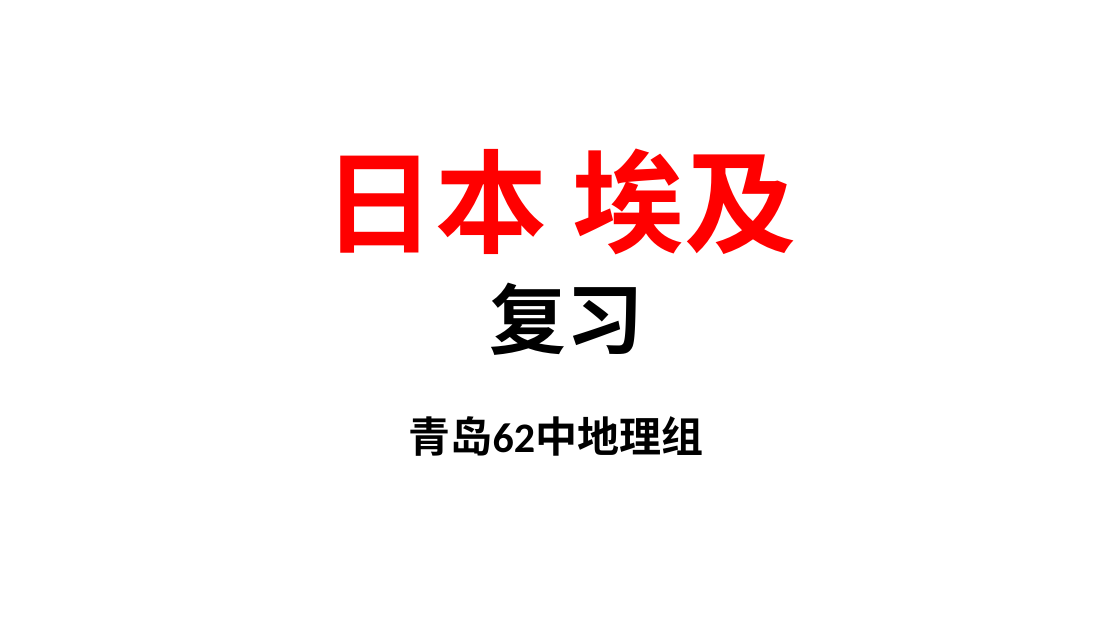
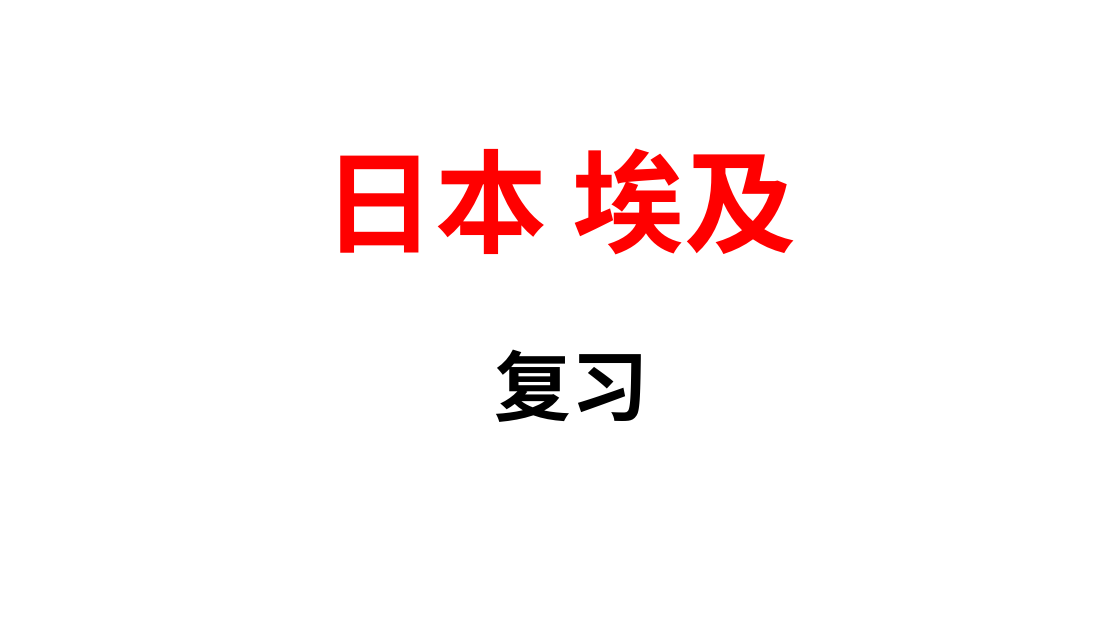
Before and after one commit to GHL0612/Learn, a slide deck: slide 1 of 课件/地理/八下/七下总复习/8-1日本埃及/3.八年级总复习七下8-1日本8-2埃及课件导学案/八年级总复习七下8-1日本埃及 复习.pptx. Drawn at 1120x630 pixels with LibreOffice and Linux fonts; fonts in the diff are those of the drawing. Boxes give left, top, right and bottom in pixels: in the first picture for what was removed or moved away, otherwise in the second. Text is boxed around its words. In the diff, an @@ line names an element or a change of style, - is before the commit and + after.

```diff
--- a/课件/地理/八下/七下总复习/8-1日本埃及/3.八年级总复习七下8-1日本8-2埃及课件导学案/八年级总复习七下8-1日本埃及 复习.pptx
+++ b/课件/地理/八下/七下总复习/8-1日本埃及/3.八年级总复习七下8-1日本8-2埃及课件导学案/八年级总复习七下8-1日本埃及 复习.pptx
@@ subtitle "复习": place and size @@
-subtitle "复习" at [490,282,644,355]
+subtitle "复习" at [495,349,649,422]
@@ text removed at [409,416,704,456] @@
-青岛62中地理组
```
Also in this commit, not shown: 1 slide removed, 41 other files.
